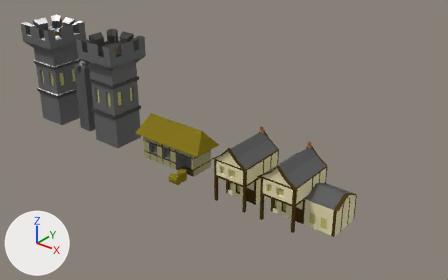
The Blender file Procedural-Generation/Assets/Blender/Buildings.blend, before and after one commit.
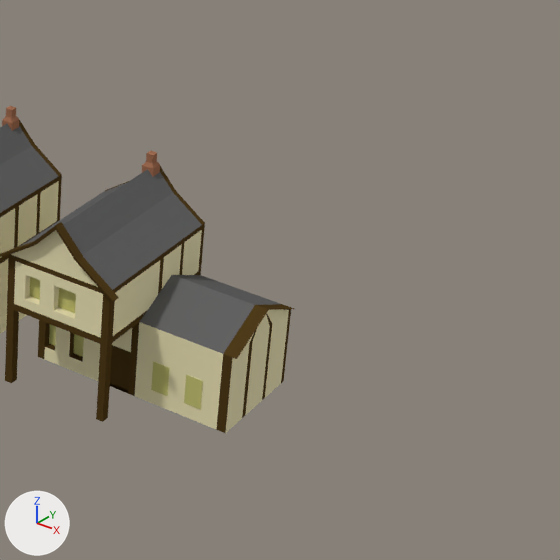
Each version is shown whole from a 50 mm lens placed at (14.19, -23.95, 17.37), pointed at (-5.31, 0.44, 2.26), then close up on the part from 58% to 100% of the width and 32% to 100% of the height. The axes (+X, +Y, +Z) are drawn at lower left. The lights are the same throughout.

In view in the first close-up: 'House_1', 'House_2'.
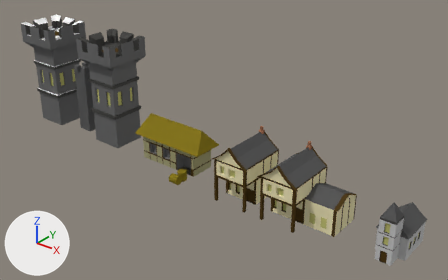
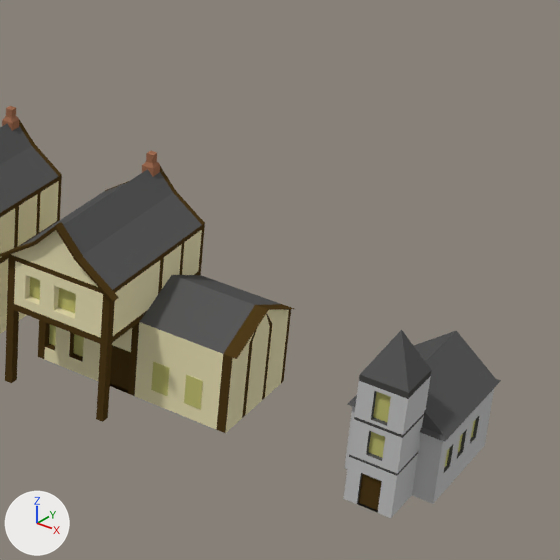
The newer file is also turned or shifted as a whole; pictures and numbers use the older file's frame.

Scene script edits in JSON lines:
```json
{"op": "add", "block": "mat_church", "code": ["mat_church = diffuse_material('Church')", "mat_church.base_color = (0.549, 0.549, 0.549)  # light grey #c4c4c4"]}
{"op": "add", "block": "me_cube_007", "code": ["me_cube_007 = bpy.data.meshes.new('Cube.007')", "me_cube_007.from_pydata(...)  # 232 vertices, 229 faces; spans x -0.81..0.81, y -1.41..1.42, z 0.0..3.04", "# faces by material slot: [111, 91, 1, 8, 18]", "me_cube_007.materials.append(mat_roof)  # dark grey #636363", "me_cube_007.materials.append(mat_church)  # light grey #c4c4c4", "me_cube_007.materials.append(mat_wood)  # brown #4e3b1b", "me_cube_007.materials.append(mat_window)  # yellow #c5c375", "me_cube_007.materials.append(mat_keepbeam)  # dark grey #4b4a48"]}
{"op": "add", "block": "ob_cube", "code": ["ob_cube = bpy.data.objects.new('Cube', me_cube_007)", "ob_cube.location = (5.41, 0.0, 0.0)"]}
```

Location of each change, [x1, y1, x2, y2] in pixels of the close-ups (560 x 560 px):
```json
{"object": "Cube", "change": "added", "after": [344, 330, 501, 518], "faces in mat_church (light grey #c3c3c3)": [344, 376, 494, 518], "faces in mat_roof (dark grey #585858)": [347, 330, 501, 512], "faces in mat_window (yellow #c5c375)": [368, 392, 475, 468], "faces in mat_keepbeam (dark grey #4b4a48)": [349, 371, 431, 476], "faces in mat_wood (brown #4e3b1b)": [358, 473, 382, 511]}
```
